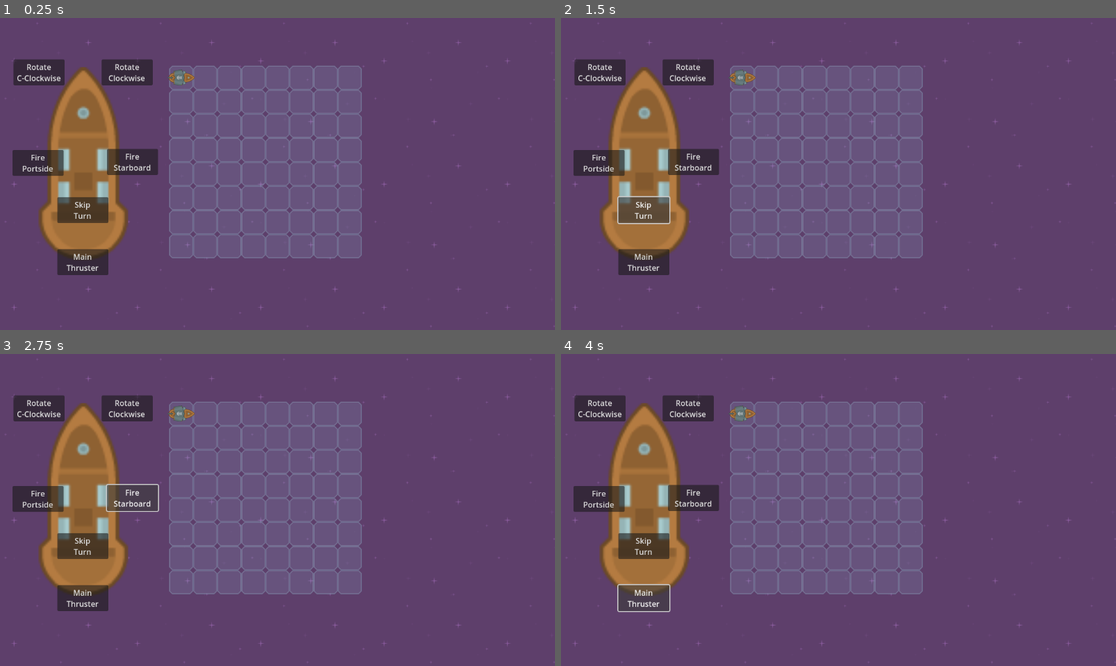
Above: before the commit, frames 1-4 (two rows, left to right).
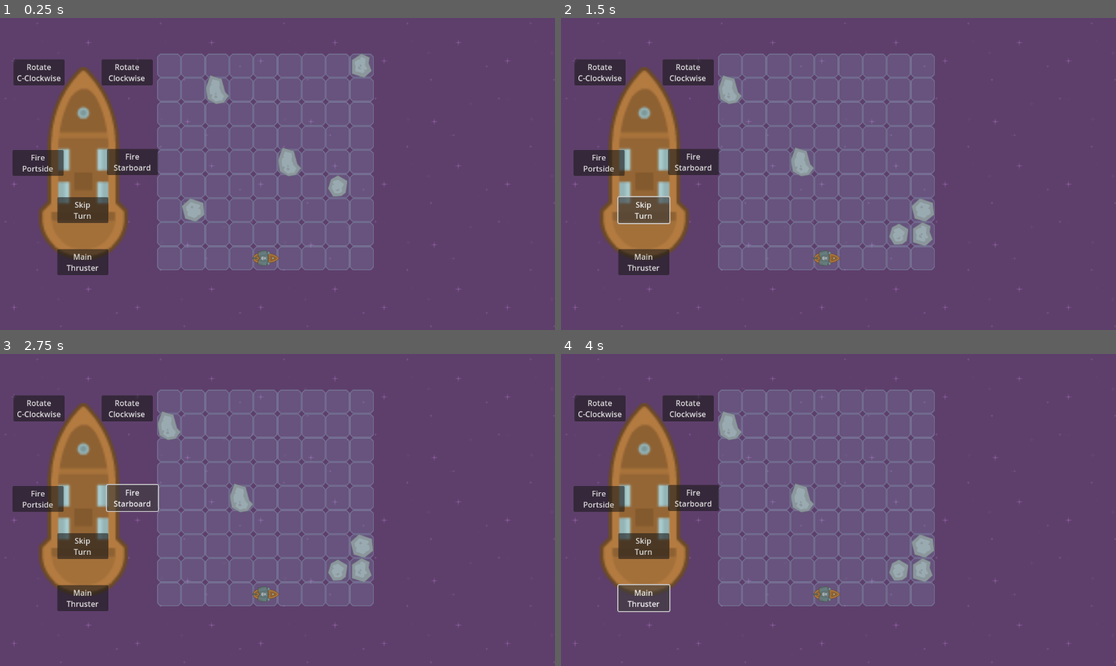
Above: after the commit, the same moments.

Repository: Greg-Rus/DriftPirates
Game: Godot game, scene res://Scenes/main.tscn
The game is run twice, just before and just after one commit, with the same random seed, the same clock (stepped at 60 frames per second) and the same inputs.
Inputs:
- Up to frame 1 (0.25 s): no input
- Up to frame 2 (1.5 s): click "Skip Turn" at 0.5 s; click "Skip Turn" at 1.25 s
- Up to frame 3 (2.75 s): click "Fire Starboard" at 2 s
- Up to frame 4 (4 s): click "Fire Portside" at 2.75 s; click "Main Thruster" at 3.5 s

The runs differ from the first frame. In frame 1, 4.7% of the frame differs, in the area x 28-68%, y 11-81%; in frame 2, 4.7%; in frame 3, 4.7%; in frame 4, 4.7%.

Commit message:
added asteroids with random velocity

Diff:
--- /dev/null
+++ b/Scenes/asteroid.gd
@@ -0,0 +1,13 @@
+class_name Asteroid
+extends Unit
+
+@export var sprites : Array[Sprite2D] = []
+
+static var asteorid_count : int = 0
+
+func _ready():
+	asteorid_count += 1
+	var sprite_index = asteorid_count % sprites.size()
+	for i in sprites.size():
+		sprites[i].set_process(i == sprite_index)
+		sprites[i].visible = i == sprite_index
--- /dev/null
+++ b/Scenes/asteroid.tscn
@@ -0,0 +1,31 @@
+[gd_scene load_steps=6 format=3 uid="uid://coaxx0mg6eek4"]
+
+[ext_resource type="Script" path="res://Scenes/asteroid.gd" id="1_0tlaa"]
+[ext_resource type="Texture2D" uid="uid://ceb8h252v4dyw" path="res://Art/meteorGrey_big1.png" id="2_lc0at"]
+[ext_resource type="Texture2D" uid="uid://q6x8m3gtda81" path="res://Art/meteorGrey_big2.png" id="3_w3pes"]
+[ext_resource type="Texture2D" uid="uid://pp6xb0w12bkw" path="res://Art/meteorGrey_big3.png" id="4_xmpho"]
+[ext_resource type="Texture2D" uid="uid://yltbwf8dyey8" path="res://Art/meteorGrey_big4.png" id="5_0vjkj"]
+
+[node name="Asteroid" type="Node2D" node_paths=PackedStringArray("sprites")]
+script = ExtResource("1_0tlaa")
+sprites = [NodePath("Sprite2D"), NodePath("Sprite2D2"), NodePath("Sprite2D3"), NodePath("Sprite2D4")]
+
+[node name="Sprite2D" type="Sprite2D" parent="."]
+rotation = -1.5708
+scale = Vector2(0.5, 0.5)
+texture = ExtResource("2_lc0at")
+
+[node name="Sprite2D2" type="Sprite2D" parent="."]
+rotation = -1.5708
+scale = Vector2(0.5, 0.5)
+texture = ExtResource("3_w3pes")
+
+[node name="Sprite2D3" type="Sprite2D" parent="."]
+rotation = -1.5708
+scale = Vector2(0.5, 0.5)
+texture = ExtResource("4_xmpho")
+
+[node name="Sprite2D4" type="Sprite2D" parent="."]
+rotation = -1.5708
+scale = Vector2(0.5, 0.5)
+texture = ExtResource("5_0vjkj")
--- a/Scenes/grid.gd
+++ b/Scenes/grid.gd
@@ -1,7 +1,7 @@
 class_name Grid
 extends Node2D
-@export var grid_width = 8
-@export var grid_height = 8
+@export var grid_width = 9
+@export var grid_height = 9
 @export var tile_size = 100
 @export var tile_scale_factor = 0.5
 @onready var tileSprite = preload("res://Scenes/grid_tile.tscn")
@@ -9,7 +9,6 @@
 var grid = {}
 # Called when the node enters the scene tree for the first time.
 func _ready() -> void:
-
 	spawn_grid_visuals()
 
 func update_unit_positions():
@@ -51,6 +50,7 @@
 func set_unit_at_grid_position(unit: Unit, grid_position: Vector2):
 	grid[grid_position] = unit
 	add_child(unit)
+	unit.grid_position = grid_position
 	unit.position = get_grid_to_local_position(grid_position)
 
 func wrap_position(position: Vector2):
--- a/Scenes/main.gd
+++ b/Scenes/main.gd
@@ -2,16 +2,36 @@
 
 @onready var grid: Grid = $Grid
 @onready var player_prefab: PackedScene = preload("res://Scenes/player.tscn")
+@onready var asteroid_prefab: PackedScene = preload("res://Scenes/asteroid.tscn")
 @export var player: Player
+@export var asteroid_count: int = 5
 # Called when the node enters the scene tree for the first time.
 func _ready() -> void:
+	spawn_asteroids()
+	spawn_player()
+
+func spawn_player():
 	player = player_prefab.instantiate()
-	grid.set_unit_at_grid_position(player, Vector2(0,0))
+	grid.set_unit_at_grid_position(player, Vector2(grid.grid_width / 2, grid.grid_height -1))
 	EventBus.On_Skip_Turn.connect(end_turn)
 
-# Called every frame. 'delta' is the elapsed time since the previous frame.
-func _process(delta: float) -> void:
-	pass
+func spawn_asteroids():
+	var avalable_rows = {}
+	var avalable_columns = {}
+	for i in grid.grid_height - 1:
+		avalable_rows[i] = true
+	for i in grid.grid_width:
+		avalable_columns[i] = true
+
+	for i in asteroid_count:
+		var x = avalable_columns.keys().pick_random()
+		avalable_columns.erase(x)
+		var y = avalable_rows.keys().pick_random()
+		avalable_rows.erase(y)
+		var position = Vector2(x,y)
+		var asteroid = asteroid_prefab.instantiate() as Asteroid
+		asteroid.set_velicity(Constants.caridanl_directions.pick_random())
+		grid.set_unit_at_grid_position(asteroid, position)
 
 func end_turn():
 	grid.update_unit_positions()
--- /dev/null
+++ b/Services/constants.gd
@@ -0,0 +1,3 @@
+extends Node
+
+var caridanl_directions: Array[Vector2] = [Vector2.UP, Vector2.DOWN, Vector2.LEFT, Vector2.RIGHT]
--- a/project.godot
+++ b/project.godot
@@ -18,3 +18,4 @@
 [autoload]
 
 EventBus="*res://Services/event_bus.gd"
+Constants="*res://Services/constants.gd"
Binary file added: Art/meteorGrey_big2.png
Not shown, added: Art/meteorGrey_big2.png.import
Binary file added: Art/meteorGrey_big3.png
Not shown, added: Art/meteorGrey_big3.png.import
Binary file added: Art/meteorGrey_big4.png
Not shown, added: Art/meteorGrey_big4.png.import
